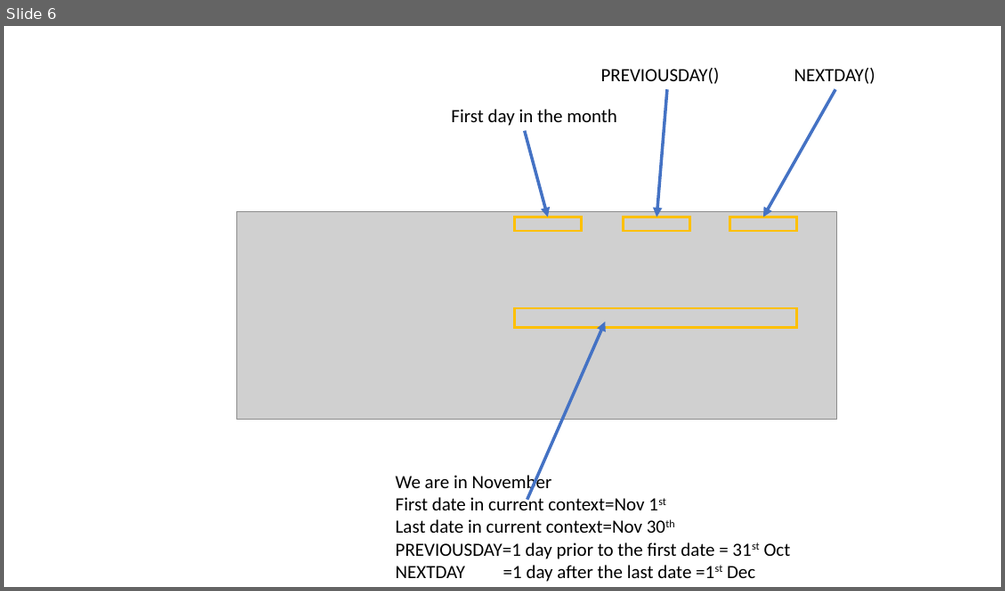
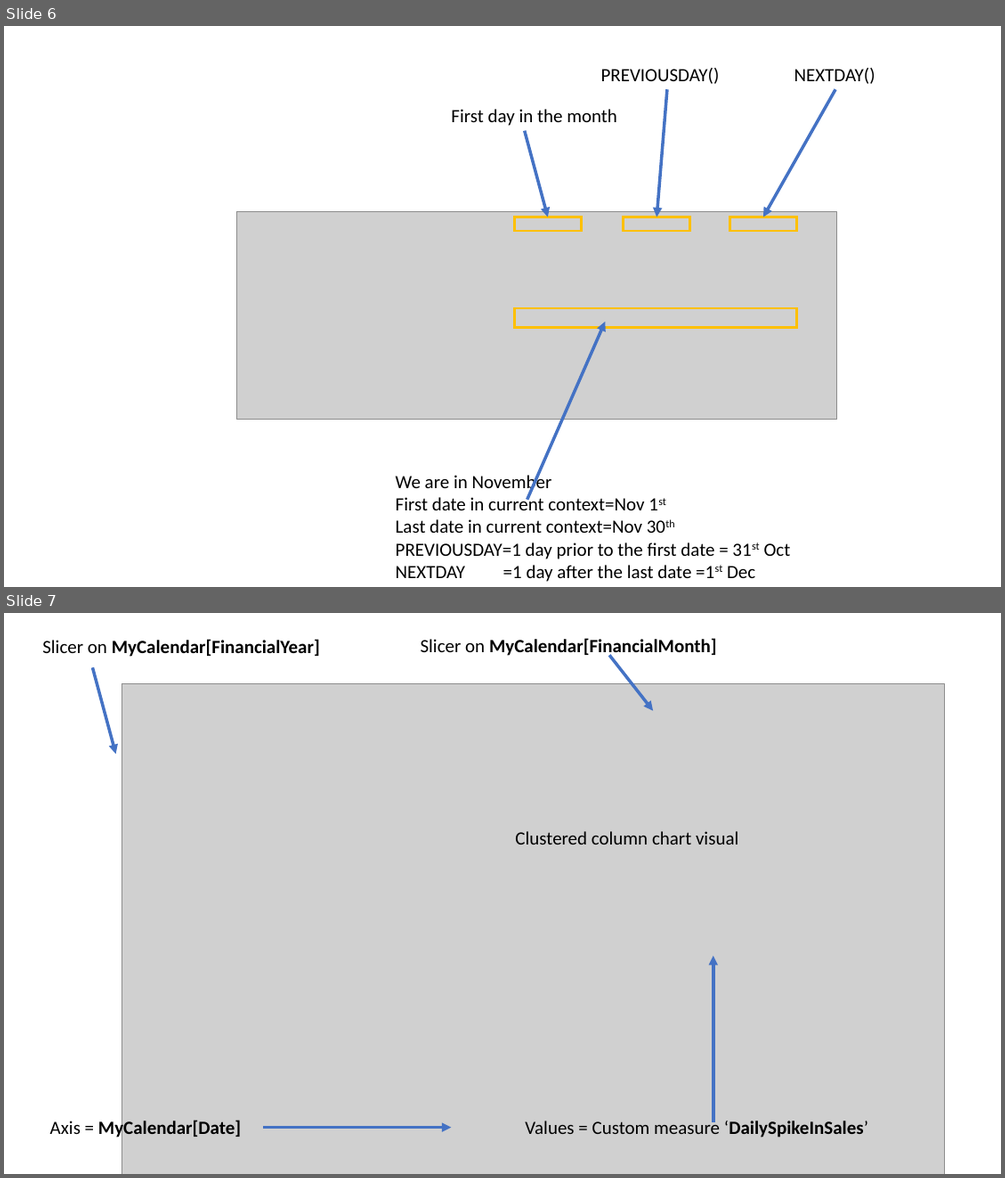
Before and after one commit to sdg002/sdg002.github.io, a slide deck: dax-cheat-sheet-2/Microsoft PowerPoint Presentation.pptx. Shown one above the other, each under a label of ours: slide 6 before the commit, slides 6 and 7 after it. The pictures are 1005x591 and 1005x1178 pixels, drawn with LibreOffice and Linux fonts; fonts in the diff are those of the drawing; grey boxes stand for pictures. Boxes give left, top, right and bottom in pixels: in the first picture for what was removed or moved away, otherwise in the second. Text is boxed around its words. In the diff, an @@ line names an element or a change of style, - is before the commit and + after.

Commit message:
Completed daily spike in sales

```diff
--- a/dax-cheat-sheet-2/Microsoft PowerPoint Presentation.pptx
+++ b/dax-cheat-sheet-2/Microsoft PowerPoint Presentation.pptx
@@ slide 7 added at [4, 613, 1001, 1174], background #FFFFFF @@
@@ text added at [42, 639, 320, 657], 18 pt, text #000000, bold @@
+Slicer on MyCalendar[FinancialYear]
@@ text added at [421, 638, 717, 658], 18 pt, text #000000, bold @@
+Slicer on MyCalendar[FinancialMonth]
@@ arrow added from (610, 655) to (653, 711), #4472C4 3 pt @@
@@ arrow added from (92, 667) to (116, 754), #4472C4 3 pt @@
@@ picture added at [122, 683, 944, 1174] @@
@@ text added at [515, 831, 738, 844], 18 pt, text #000000 @@
+Clustered column chart visual
@@ arrow added from (713, 1122) to (713, 956), #4472C4 3 pt @@
@@ text added at [50, 1119, 241, 1140], 18 pt, text #000000, bold @@
+Axis = MyCalendar[Date]
@@ text added at [525, 1119, 868, 1137], 18 pt, text #000000 @@
+Values = Custom measure ‘DailySpikeInSales’
@@ arrow added from (264, 1127) to (451, 1127), #4472C4 3 pt @@
```
Also in this commit, not shown: 3 other files.
